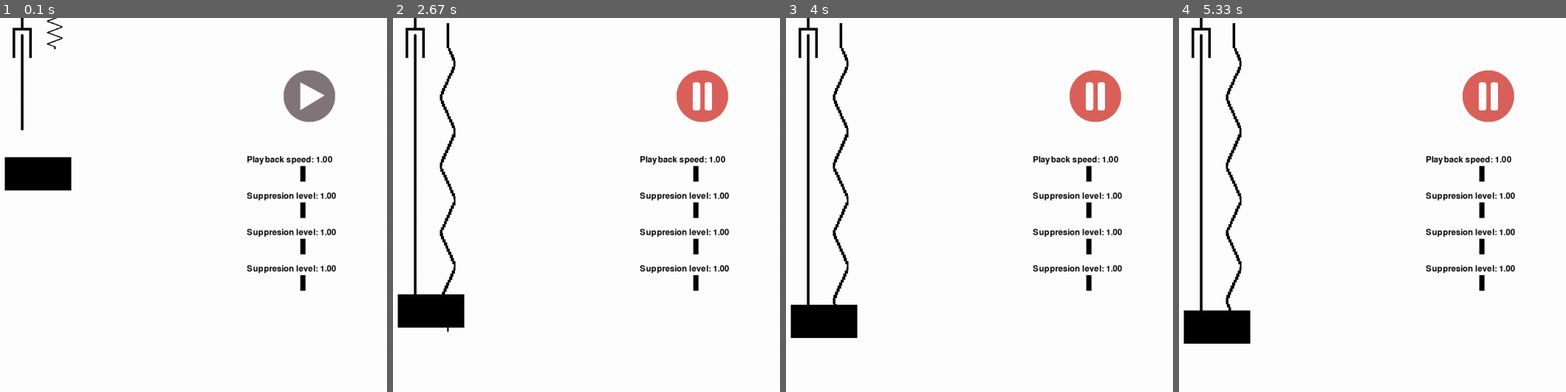
Above: before the commit, frames 1-4 (left to right).
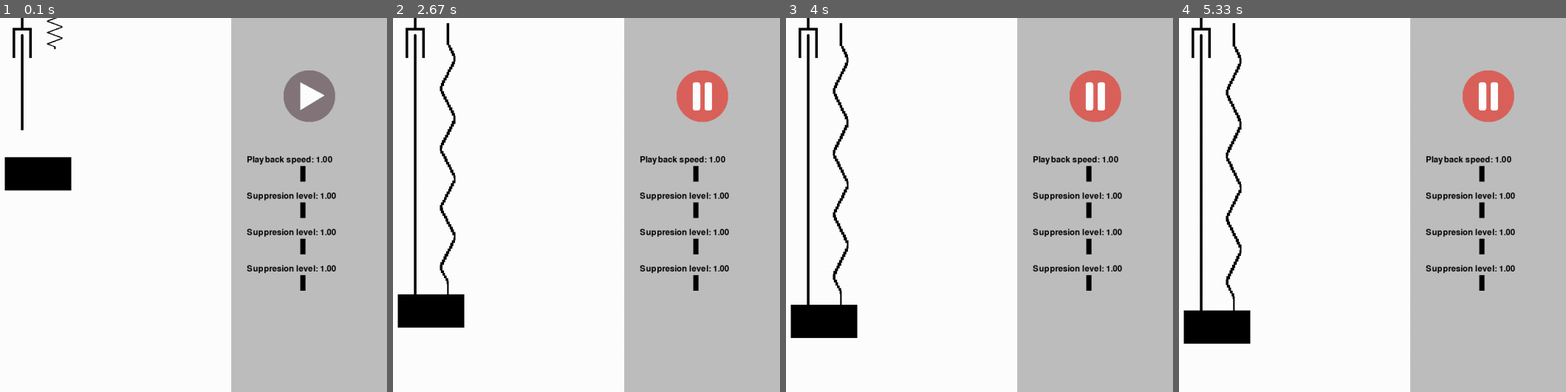
Above: after the commit, the same moments.

Repository: KamilGrundas/Damping_Simulator
Game: pygame game, started from code/main.py
Two runs of this game, one before a commit and one after it. Both use one fixed random seed, a clock stepped at 60 frames per second and the inputs below.
Inputs (mouse positions are in pixels of both pictures, inside the frame that each line leads up to):
- Up to frame 1 (0.1 s): no input
- Up to frame 2 (2.67 s): click (702, 96) at 0.38 s; click (702, 96) at 0.72 s; click (702, 96) at 2.05 s; tap W at 2.33 s
- Up to frame 3 (4 s): no input
- Up to frame 4 (5.33 s): no input

The runs differ from the first frame. In frame 1, 38% of the frame differs, in the area x 59-100%, y 0-100%; in frame 2, 39%; in frame 3, 39%, in the area x 12-100%, y 0-100%; in frame 4, 39%.

Commit message:
hotfix graph

Diff:
--- a/code/level.py
+++ b/code/level.py
@@ -29,9 +29,9 @@
         self.setup()
 
     def setup(self):
-        # self.side_menu = SideMenu(
-        #     (SCREEN_WIDTH - SIDE_MENU_WIDTH / 2, SCREEN_HEIGHT / 2), self.controls
-        # )
+        self.side_menu = SideMenu(
+            (SCREEN_WIDTH - SIDE_MENU_WIDTH / 2, SCREEN_HEIGHT / 2), self.controls
+        )
         self.start_button = Button(
             (SCREEN_WIDTH - SIDE_MENU_WIDTH / 2, 150), self.controls
         )
--- a/code/spring.py
+++ b/code/spring.py
@@ -41,7 +41,7 @@
 
     def update(self, time_speed):
         if self.show_graph == False:
-            self.stretch()
+            self.stretch(time_speed)
         else:
             plt.rcParams["figure.figsize"] = [7.00, 3.50]
             plt.rcParams["figure.autolayout"] = True
@@ -57,9 +57,10 @@
                 markerfacecolor="green",
             )
             plt.show()
+            self.show_graph = False
 
-    def stretch(self):
-        self.time += 0.01
+    def stretch(self, time_speed):
+        self.time += 0.01 * time_speed
 
         self.rect = self.image.get_rect(center=self.pos)
         self.rect.top = self.pos.y
